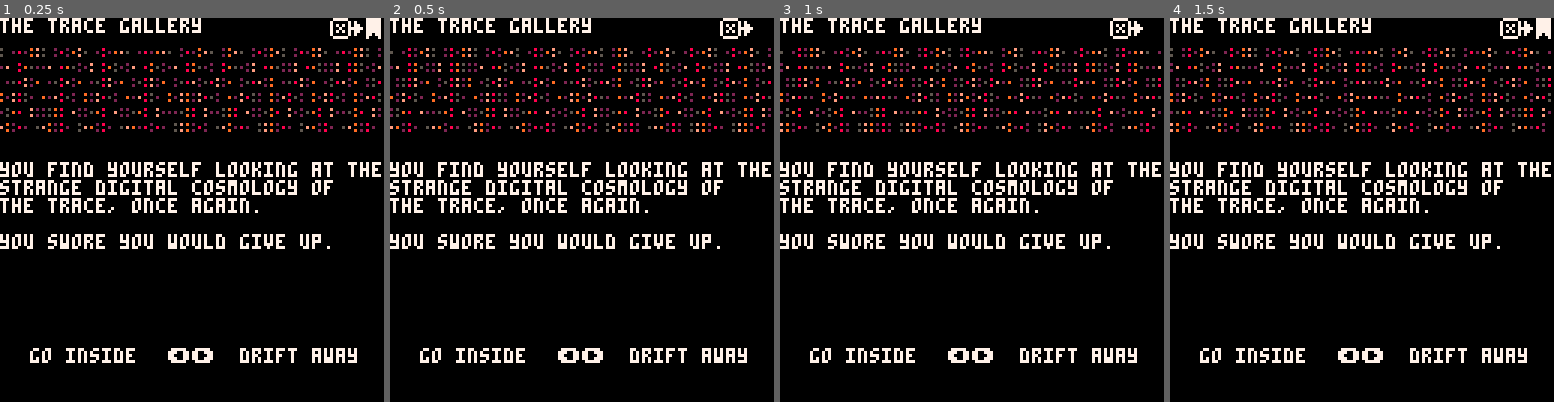
Above: before the commit, frames 1-4 (left to right).
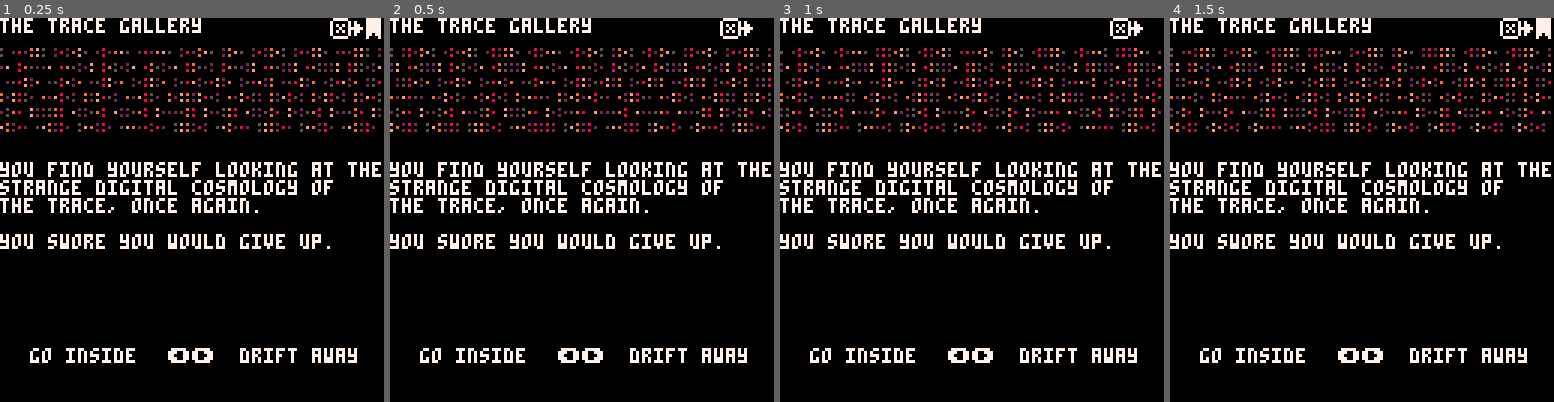
Above: after the commit, the same moments.

Repository: aebrer/pico8_carts
Game: PICO-8 cartridge games/the_trace/the_trace.p8
The game is run twice, just before and just after one commit, with the same random seed, the same clock (stepped at 60 frames per second) and the same inputs.
Inputs:
- Up to frame 1 (0.25 s): no input
- Up to frame 2 (0.5 s): tap X (X key) at 0.33 s
- Up to frame 3 (1 s): tap O (Z key) at 0.7 s
- Up to frame 4 (1.5 s): tap X (X key) at 1.07 s

Frame 1 is identical in both runs. In frame 2, 2.8% of the frame differs, in the area x 0-100%, y 7-30%; in frame 3, 2.9%; in frame 4, 3.3%.

Commit message:
better bookmark ux

Diff:
--- a/games/the_trace/the_trace.p8
+++ b/games/the_trace/the_trace.p8
@@ -27,17 +27,6 @@
 dt=0 -- doom timer
 dtm=1000
 
-menuitem(1, "display controls", function()
- if(btnp(4) or btnp(5))local quit=true
- while not quit do
-  cls()
-  print("press arrow keys to navigate",15)
-  print("press x/❎ to use bookmark",15)
-  print("press z/c/🅾️ to go to prev. page",15)
-  flip()
- end
- cls()
-end)
 
 -- logos
 v9_static = {}
@@ -145,12 +134,16 @@
 
  -- set bookmark
  if (bkmk and btnp(❎)) then
-  if(curr_page.leave_cb)curr_page:leave_cb()
-  curr_page:on_leave()
-  prev_page=curr_page
-  curr_page=bkmk
-  curr_page.i=false
-  bkmk=nil
+  if curr_page==bkmk then
+   bkmk=nil
+  else
+   if(curr_page.leave_cb)curr_page:leave_cb()
+   curr_page:on_leave()
+   prev_page=curr_page
+   curr_page=bkmk
+   curr_page.i=false
+  end
+
  elseif btnp(❎) then
   bkmk=curr_page
  end
@@ -304,7 +297,7 @@
 	  print("press 🅾️/c/z to forget",hcenter("press 🅾️/c/z to forget",62),110,15)
 	  if(inventory["cursed"])print("(metaphorically speaking)",hcenter("(metaphorically speaking)",62),118,15)
   end
-  if(not bkmk)bkmk=lib[title]
+  -- if(not bkmk)bkmk=lib[title]
  -- draw button press effect
  end
  if page.choices[pressed] then
